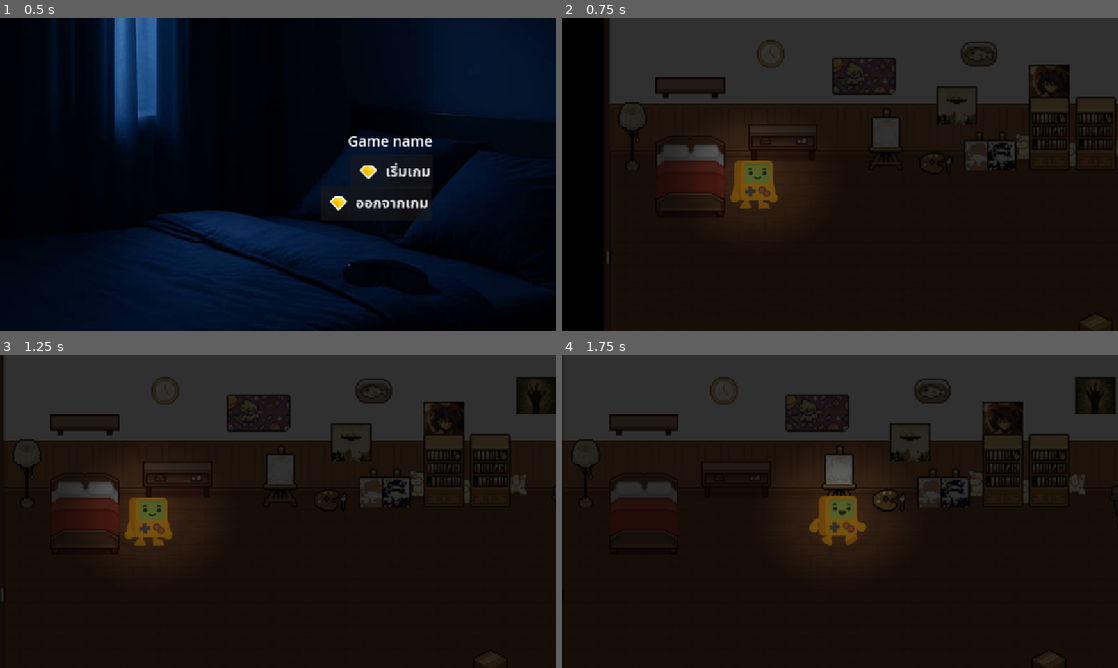
Above: before the commit, frames 1-4 (two rows, left to right).
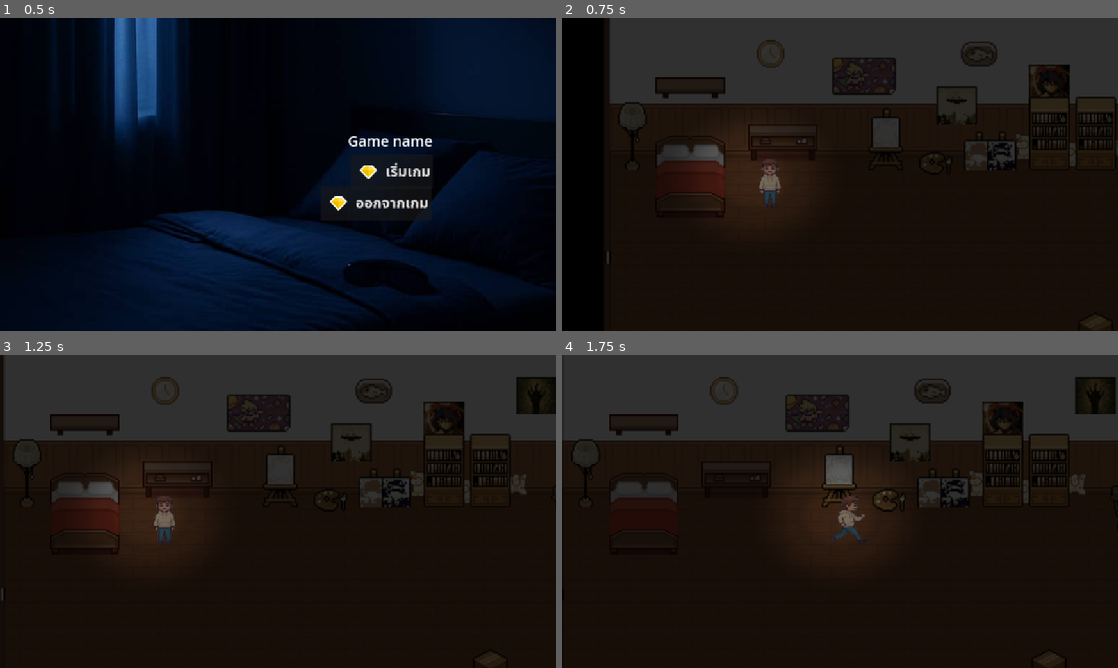
Above: after the commit, the same moments.

Repository: Phuthanet-ru/projectgame2D
Game: Godot game, scene res://Scenes/Levels/main_menu.tscn
Two runs of this game, one before a commit and one after it. Both use one fixed random seed, a clock stepped at 60 frames per second and the inputs below.
Inputs (mouse positions are in pixels of both pictures, inside the frame that each line leads up to):
- Up to frame 1 (0.5 s): no input
- Up to frame 2 (0.75 s): click "เริ่มเกม" at 0.5 s
- Up to frame 3 (1.25 s): no input
- Up to frame 4 (1.75 s): move the mouse to (962, 495) at 1.27 s; hold D (Right) from 1.28 s (still down)

Frame 1 is identical in both runs. In frame 2, 1.1% of the frame differs, in the area x 30-40%, y 45-61%; in frame 3, 1.1%; in frame 4, 1.1%, in the area x 44-55%, y 44-61%.

Commit message:
Add files via upload

Diff:
--- a/Scenes/Prefabs/player.tscn
+++ b/Scenes/Prefabs/player.tscn
@@ -1,30 +1,30 @@
 [gd_scene load_steps=13 format=3 uid="uid://w7m6tehvvy3g"]
 
 [ext_resource type="Script" uid="uid://dtvbnnqlnvtjj" path="res://Scripts/player.gd" id="1_qt7d6"]
-[ext_resource type="Texture2D" uid="uid://cbss87b7xk5lc" path="res://Assets/Spritesheet/platformerPack_character.png" id="2_q0cxm"]
+[ext_resource type="Texture2D" uid="uid://5wy6xaouc5l8" path="res://player/IMG_7836.PNG" id="2_v1l4e"]
 [ext_resource type="Texture2D" uid="uid://dxp77wq60c2rr" path="res://Assets/Textures/CloudTexture.png" id="3_8vxmb"]
 
-[sub_resource type="AtlasTexture" id="AtlasTexture_57bci"]
-atlas = ExtResource("2_q0cxm")
-region = Rect2(0, 0, 96, 96)
+[sub_resource type="AtlasTexture" id="AtlasTexture_v1l4e"]
+atlas = ExtResource("2_v1l4e")
+region = Rect2(0, 0, 93, 129)
 
-[sub_resource type="AtlasTexture" id="AtlasTexture_y2um1"]
-atlas = ExtResource("2_q0cxm")
-region = Rect2(96, 0, 96, 96)
+[sub_resource type="AtlasTexture" id="AtlasTexture_0ctox"]
+atlas = ExtResource("2_v1l4e")
+region = Rect2(186, 0, 93, 129)
 
-[sub_resource type="AtlasTexture" id="AtlasTexture_cjvmv"]
-atlas = ExtResource("2_q0cxm")
-region = Rect2(192, 0, 96, 96)
+[sub_resource type="AtlasTexture" id="AtlasTexture_cb7df"]
+atlas = ExtResource("2_v1l4e")
+region = Rect2(279, 0, 93, 129)
 
-[sub_resource type="AtlasTexture" id="AtlasTexture_k3yh2"]
-atlas = ExtResource("2_q0cxm")
-region = Rect2(288, 0, 96, 96)
+[sub_resource type="AtlasTexture" id="AtlasTexture_v34u6"]
+atlas = ExtResource("2_v1l4e")
+region = Rect2(372, 0, 93, 129)
 
 [sub_resource type="SpriteFrames" id="SpriteFrames_4nss6"]
 animations = [{
 "frames": [{
 "duration": 1.0,
-"texture": SubResource("AtlasTexture_57bci")
+"texture": SubResource("AtlasTexture_v1l4e")
 }],
 "loop": true,
 "name": &"Idle",
@@ -32,18 +32,13 @@
 }, {
 "frames": [{
 "duration": 1.0,
-"texture": SubResource("AtlasTexture_y2um1")
-}],
-"loop": true,
-"name": &"Jump",
-"speed": 5.0
-}, {
-"frames": [{
-"duration": 1.0,
-"texture": SubResource("AtlasTexture_cjvmv")
+"texture": SubResource("AtlasTexture_0ctox")
 }, {
 "duration": 1.0,
-"texture": SubResource("AtlasTexture_k3yh2")
+"texture": SubResource("AtlasTexture_cb7df")
+}, {
+"duration": 1.0,
+"texture": SubResource("AtlasTexture_v34u6")
 }],
 "loop": true,
 "name": &"Walk",
@@ -69,6 +64,8 @@
 script = ExtResource("1_qt7d6")
 
 [node name="AnimatedSprite2D" type="AnimatedSprite2D" parent="."]
+position = Vector2(12, 6)
+scale = Vector2(0.830645, 0.666667)
 sprite_frames = SubResource("SpriteFrames_4nss6")
 animation = &"Walk"
 
